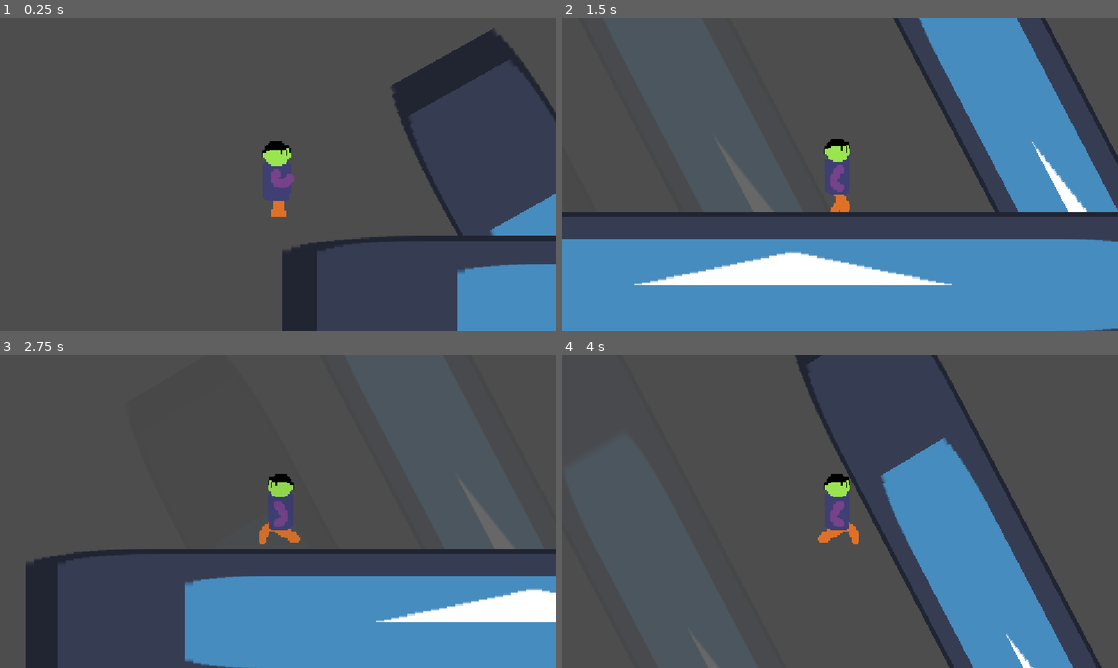
Above: before the commit, frames 1-4 (two rows, left to right).
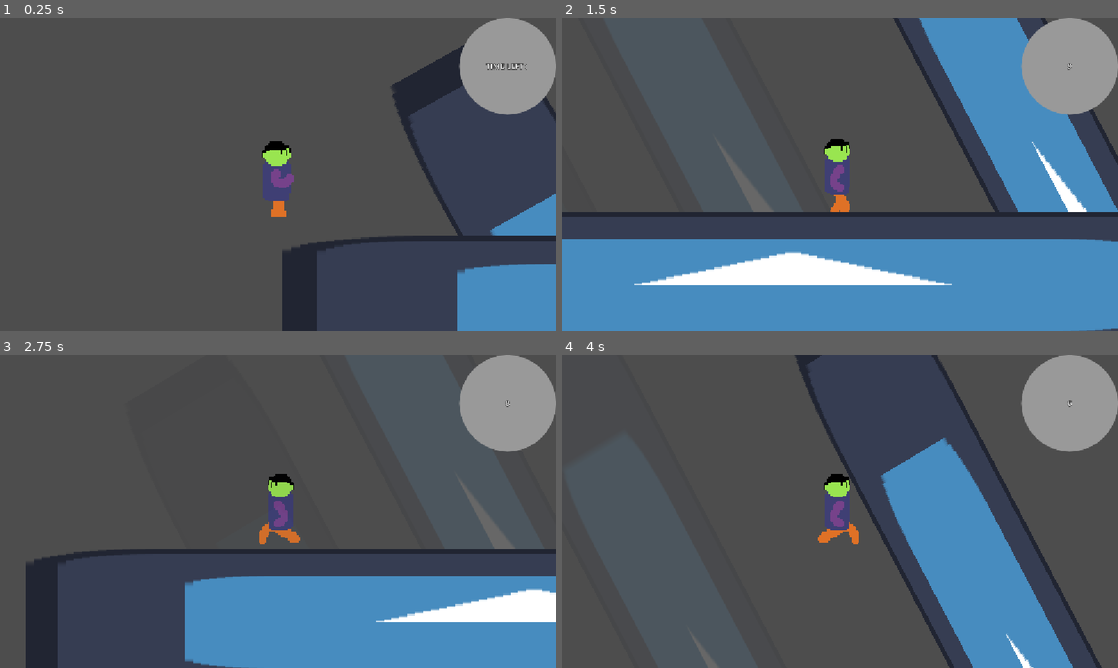
Above: after the commit, the same moments.

Repository: Tre1222/SHIFT
Game: Godot game, scene res://scenes/starter_house.tscn
Same seed, same stepped clock (60 frames per second), same inputs: the game is played once before the commit and once after it. The engine's default icon, where the game draws it, is replaced by a stand-in: a white triangle on a blue panel in a dark square.
Inputs:
- Up to frame 1 (0.25 s): no input
- Up to frame 2 (1.5 s): hold D (right) from 0.53 s (still down); tap Space (jump) at 0.77 s
- Up to frame 3 (2.75 s): tap Space (jump) at 1.52 s; release D (right) at 2.03 s; hold A (left) from 2.03 s (still down)
- Up to frame 4 (4 s): release A (left) at 2.78 s; hold D (right) from 2.78 s (still down); tap Space (jump) at 3.02, 3.77 s

The runs differ from the first frame. In frame 1, 4.2% of the frame differs, in the area x 82-100%, y 0-31%; in frame 2, 4.2%; in frame 3, 4.2%; in frame 4, 4.2%.

Commit message:
timer

Diff:
--- a/scenes/player.tscn
+++ b/scenes/player.tscn
@@ -4,6 +4,7 @@
 [ext_resource type="Script" uid="uid://djo8ichnbq28w" path="res://scripts/player.gd" id="1_g2els"]
 [ext_resource type="Texture2D" uid="uid://cbisuevsbateh" path="res://assets/player/PlayerWalking-sheet.png" id="3_dqkch"]
 [ext_resource type="Script" uid="uid://dnl7ctvuwpcp7" path="res://scripts/player_camera.gd" id="3_qhqgy"]
+[ext_resource type="PackedScene" uid="uid://b3wo476x6sclv" path="res://scenes/ui.tscn" id="5_qlg0r"]
 
 [sub_resource type="AtlasTexture" id="AtlasTexture_g2els"]
 atlas = ExtResource("1_3vyb7")
@@ -93,4 +94,11 @@
 one_shot = true
 autostart = true
 
+[node name="UI" parent="." unique_id=1991335309 instance=ExtResource("5_qlg0r")]
+
+[node name="RemainingTime" type="Timer" parent="." unique_id=1158579994]
+unique_name_in_owner = true
+autostart = true
+
 [connection signal="timeout" from="PlayerCamera/Timer" to="PlayerCamera" method="_on_timer_timeout"]
+[connection signal="timeout" from="RemainingTime" to="UI" method="_on_remaining_time_timeout"]
--- a/scenes/ui.tscn
+++ b/scenes/ui.tscn
@@ -1,4 +1,6 @@
 [gd_scene format=3 uid="uid://b3wo476x6sclv"]
+
+[ext_resource type="Script" uid="uid://clqiashd4wgmp" path="res://scripts/ui.gd" id="1_nt7q6"]
 
 [sub_resource type="StyleBoxFlat" id="StyleBoxFlat_nt7q6"]
 corner_radius_top_left = 360
@@ -12,6 +14,7 @@
 shadow_size = 12
 
 [node name="UI" type="CanvasLayer" unique_id=1991335309]
+script = ExtResource("1_nt7q6")
 
 [node name="Control" type="Control" parent="." unique_id=754329725]
 layout_mode = 3
@@ -33,7 +36,8 @@
 grow_horizontal = 0
 theme_override_styles/panel = SubResource("StyleBoxFlat_nt7q6")
 
-[node name="Label" type="Label" parent="Control/PanelContainer" unique_id=1753680505]
+[node name="ClockTimeLeft" type="Label" parent="Control/PanelContainer" unique_id=1753680505]
+unique_name_in_owner = true
 custom_minimum_size = Vector2(100, 100)
 layout_mode = 2
 size_flags_horizontal = 4
--- a/scripts/PlayerData.gd
+++ b/scripts/PlayerData.gd
@@ -4,6 +4,9 @@
 signal current_collision_layer_changed_player(new_collision_layer : int)
 
 
+var time_out : bool = false
+
+
 var current_collision_layer : int = 2:
 	set(value):
 		current_collision_layer = value
--- a/scripts/player.gd
+++ b/scripts/player.gd
@@ -145,4 +145,5 @@
 			pass
 		state.jumping:
 			pass
-	move_and_slide()
+	if !PlayerData.time_out:
+		move_and_slide()
--- /dev/null
+++ b/scripts/ui.gd
@@ -0,0 +1,36 @@
+extends CanvasLayer
+
+
+var _parent : CharacterBody2D= null
+
+@onready var timer_label: Label = get_node("%ClockTimeLeft")
+@onready var remaining_time_timer: Timer = get_node("%RemainingTime")
+
+
+var time_up : bool = false
+
+
+@export var total_seconds : int = 10
+
+# Called when the node enters the scene tree for the first time.
+func _ready() -> void:
+	pass # Replace with function body.
+
+
+
+
+
+
+func _on_remaining_time_timeout() -> void:
+
+	if total_seconds > 0:
+		total_seconds -= 1
+	else:
+		time_up = true
+		timer_label.text = "Time is out!"
+		PlayerData.time_out = true
+		return
+
+	timer_label.text = str(total_seconds)
+
+	remaining_time_timer.start(1.0)
Not shown, added: scripts/ui.gd.uid
